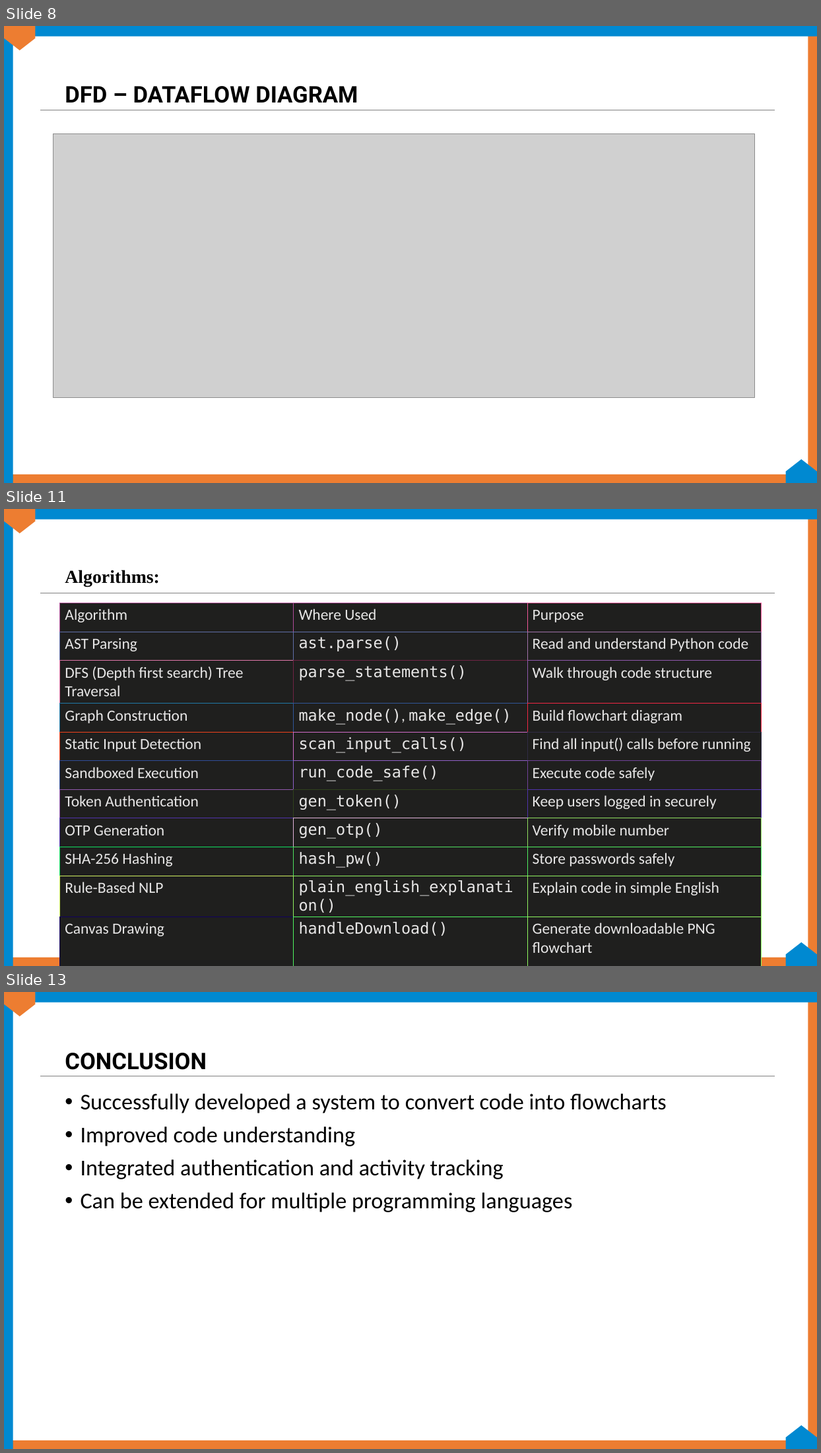
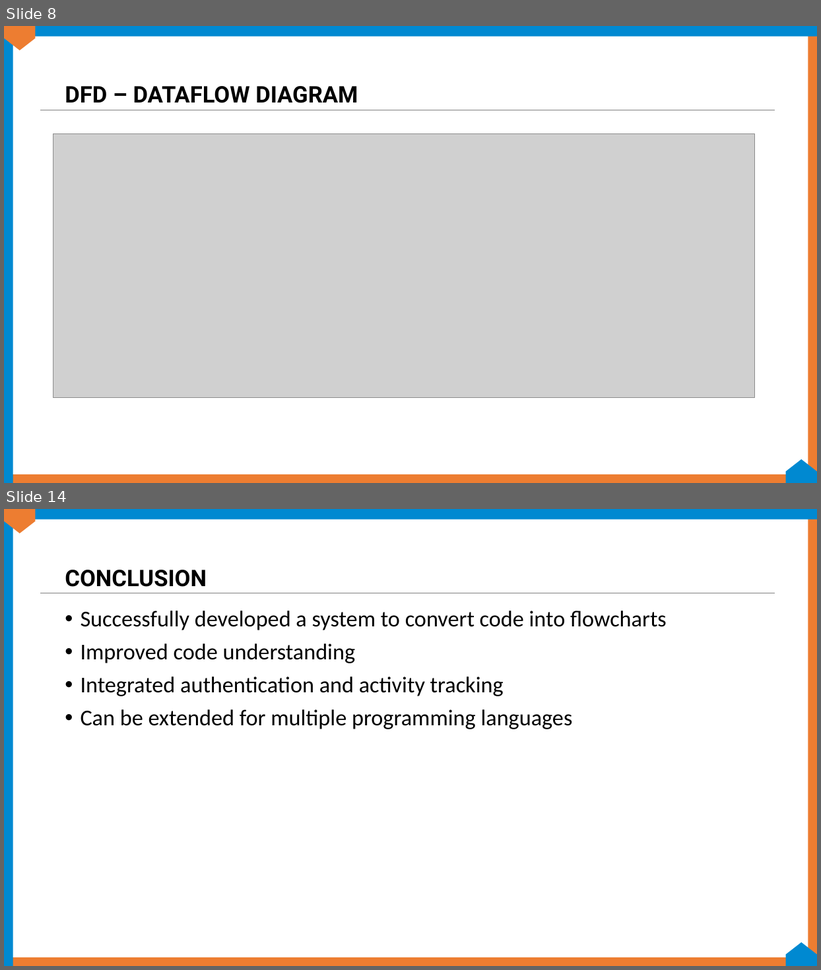
Before and after one commit to projectragsy5-a11y/code_to_visualizer, a slide deck: RAGSY- CODE_TO_VISUALIZER.pptx. Shown one above the other, each under a label of ours: slides 8, 11 and 13 before the commit, slides 8 and 14 after it; the slides between them are not shown. The pictures are 821x1453 and 821x970 pixels, drawn with LibreOffice and Linux fonts; fonts in the diff are those of the drawing; grey boxes stand for pictures; background and template pictures are left out. Boxes give left, top, right and bottom in pixels: in the first picture for what was removed or moved away, otherwise in the second. Text is boxed around its words. In the diff, an @@ line names an element or a change of style, - is before the commit and + after.

```diff
--- a/RAGSY- CODE_TO_VISUALIZER.pptx
+++ b/RAGSY- CODE_TO_VISUALIZER.pptx
@@ slide 11 removed at <box>4,509,817,966</box>, background #FFFFFF; not listed: 7 template elements that a slide beside it also shows @@
@@ title removed at <box>65,570,160,587</box> @@
-Algorithms:
@@ table removed at <box>60,603,761,956</box>, 11 rows, 3 columns @@
-Algorithm | Where Used | Purpose
-AST Parsing | ast.parse() | Read and understand Python code
-DFS (Depth first search) Tree Traversal | parse_statements() | Walk through code structure
-Graph Construction | make_node(), make_edge() | Build flowchart diagram
-Static Input Detection | scan_input_calls() | Find all input() calls before running
-Sandboxed Execution | run_code_safe() | Execute code safely
-Token Authentication | gen_token() | Keep users logged in securely
-OTP Generation | gen_otp() | Verify mobile number
-SHA-256 Hashing | hash_pw() | Store passwords safely
-Rule-Based NLP | plain_english_explanation() | Explain code in simple English
-Canvas Drawing | handleDownload() | Generate downloadable PNG flowchart
@@ what was slide 13 is now slide 14 @@
```
Also in this commit, not shown: 4 slides changed, 4 slides added, 2 other slides removed, 8 other files.
